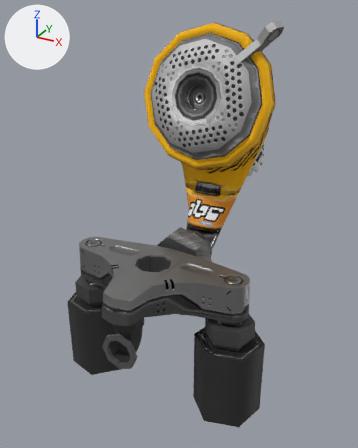
Renders of the glTF model startup/pkg/vaststars.resources/glbs/mars-outfall.glb from each side of a commit.
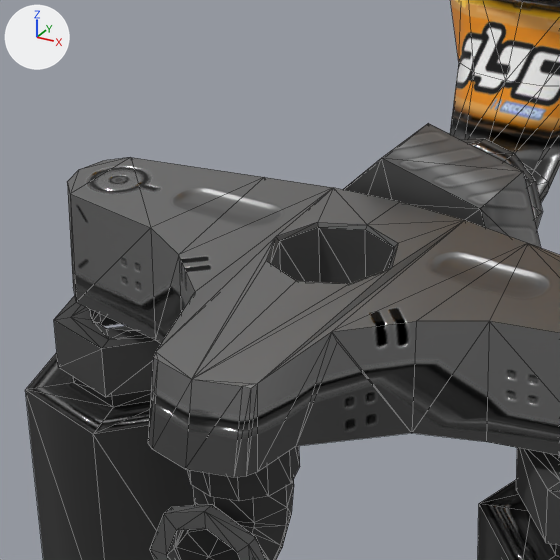
There are two pictures of each version: one whole from a 50 mm camera at (25.67, -48.68, 36.88) aimed at (-1.25, 0.26, 12.41), one close up on the part from 17% to 61% of the width and 43% to 78% of the height. The lights are fixed; the arrows at upper left show +X, +Y and +Z. The close-ups show mesh edges as thin lines. Vertices at the same position are counted once.

Script lines for the objects in view, before the commit:
```python
me_cylinder = bpy.data.meshes.new('Cylinder')
me_cylinder.from_pydata(...)  # 1075 vertices, 1966 faces; spans x -12.6..12.6, y -15.8..20.2, z -5.6..35.5
me_cylinder.materials.append(mat_material)
ob_cylinder = bpy.data.objects.new('Cylinder', me_cylinder)
ob_cylinder.location = (0.0, 0.0, 0.0)
```
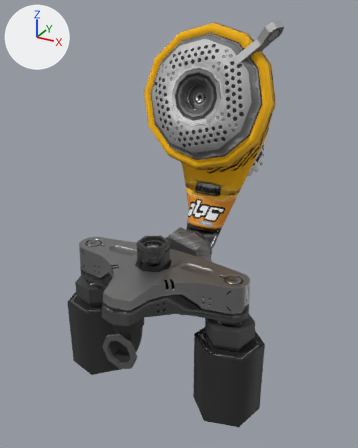
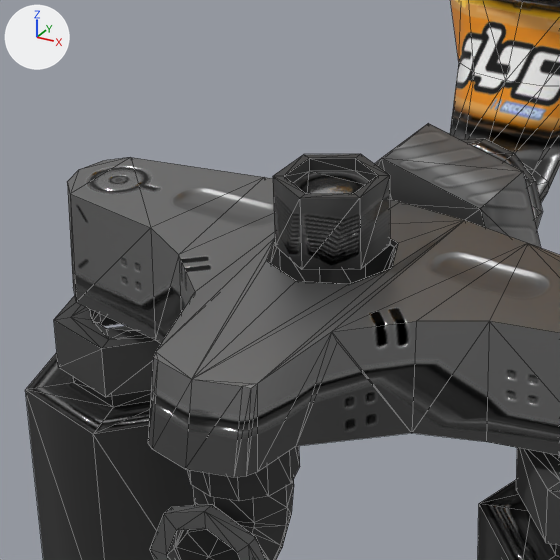
The change in detail:
me_cylinder is used by ob_cylinder; location (0.0, 0.0, 0.0).
me_cylinder had 1075 vertices, 1966 faces and spanned x -12.6..12.6, y -15.8..20.2, z -5.6..35.5.
me_cylinder now has 1105 vertices, 2018 faces and spans x -12.6..12.6, y -15.8..20.2, z -5.6..35.5.
me_cylinder part 1: a new loose piece of 30 vertices spanning x -1.5..1.5, y -9.6..-6.0, z 11.3..13.7, in mat_material.

Changed parts and their boxes [x1, y1, x2, y2] in the close-ups (560 x 560 px):
part 1 of me_cylinder, added (black)
    after: [273, 154, 390, 270]
